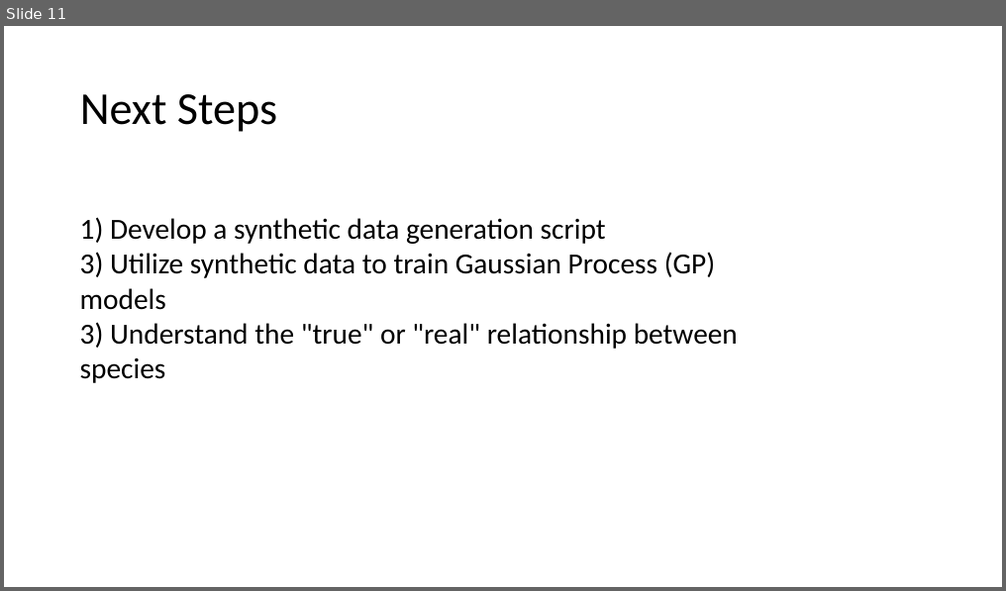
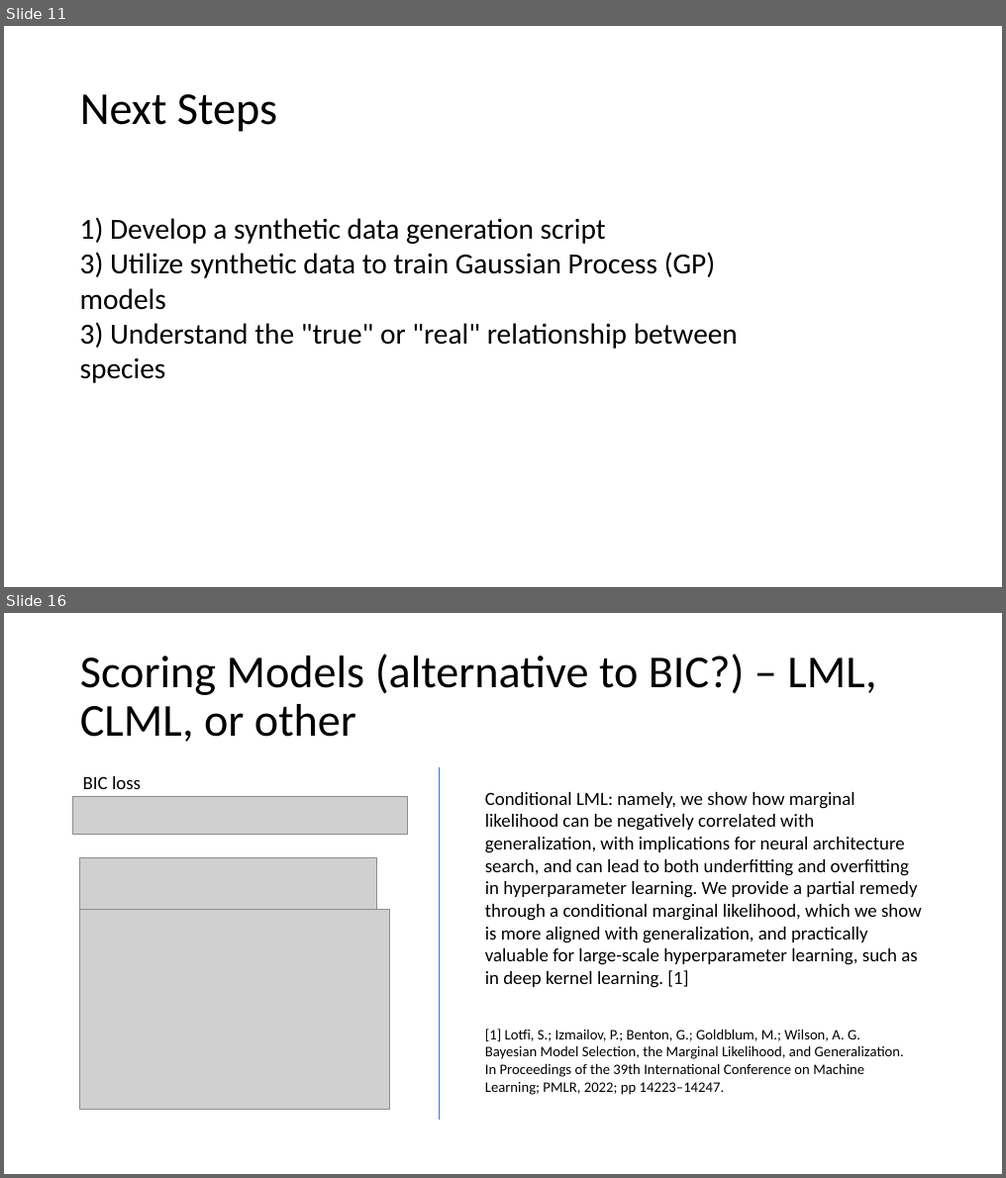
Before and after one commit to Fontanapink/GPs, a slide deck: GPRCommunities.pptx. Shown one above the other, each under a label of ours: slide 11 before the commit, slides 11 and 16 after it; the slides between them are not shown. The pictures are 1006x591 and 1006x1178 pixels, drawn with LibreOffice and Linux fonts; fonts in the diff are those of the drawing; grey boxes stand for pictures. Boxes give left, top, right and bottom in pixels: in the first picture for what was removed or moved away, otherwise in the second. Text is boxed around its words. In the diff, an @@ line names an element or a change of style, - is before the commit and + after.

```diff
--- a/GPRCommunities.pptx
+++ b/GPRCommunities.pptx
@@ slide 16 added at <box>4,613,1002,1174</box>, background #FFFFFF @@
@@ title added at <box>80,654,876,742</box>, 44 pt, text #000000 @@
+Scoring Models (alternative to BIC?) – LML, CLML, or other
@@ text added at <box>83,776,141,789</box>, 18 pt, text #000000 @@
+BIC loss
@@ line added from (439, 768) to (439, 1120), #4472C4 0.5 pt @@
@@ picture added at <box>73,796,408,834</box> @@
@@ text added at <box>485,792,922,988</box>, 18 pt, text #000000 @@
+Conditional LML: namely, we show how marginal likelihood can be negatively correlated with generalization, with implications for neural architecture search, and can lead to both underfitting and overfitting in hyperparameter learning. We provide a partial remedy through a conditional marginal likelihood, which we show is more aligned with generalization, and practically valuable for large-scale hyperparameter learning, such as in deep kernel learning. [1]
@@ picture added at <box>79,858,377,909</box> @@
@@ picture added at <box>79,909,389,1110</box> @@
@@ text added at <box>485,1029,904,1095</box>, 14 pt, text #000000 @@
+[1] Lotfi, S.; Izmailov, P.; Benton, G.; Goldblum, M.; Wilson, A. G. Bayesian Model Selection, the Marginal Likelihood, and Generalization. In Proceedings of the 39th International Conference on Machine Learning; PMLR, 2022; pp 14223–14247.
```
Also in this commit, not shown: 3 slides changed, 3 other slides added, 1 slide removed, 1 other file.
